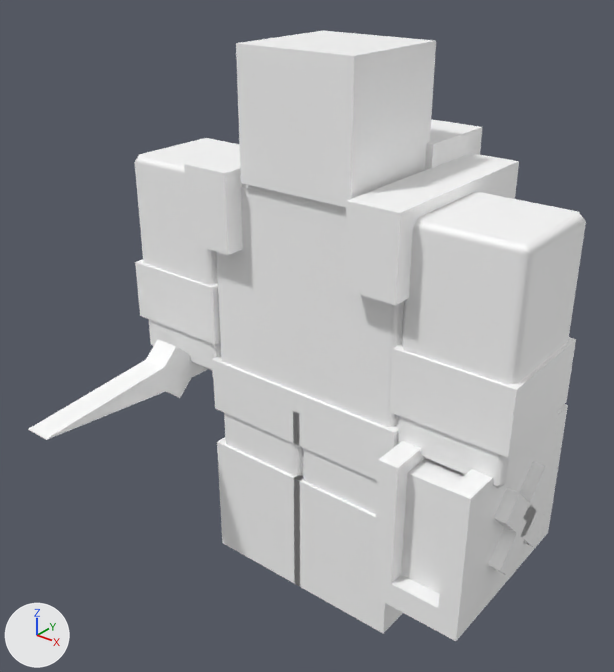
The COLLADA model Objects3d/mage.dae, before and after one commit.
One viewpoint serves both versions: a 50 mm camera at (32.5, -43.2, 45.9) aimed at (0.1, -2.8, 20.8). Every picture has the same lights, and +X, +Y and +Z are marked at lower left. Where no turn or scale is listed for an object, it has been applied to the vertices.

The first picture shows 'body', 'book', 'head', 'larm', 'lleg', 'rarm', 'rleg', 'wand'.
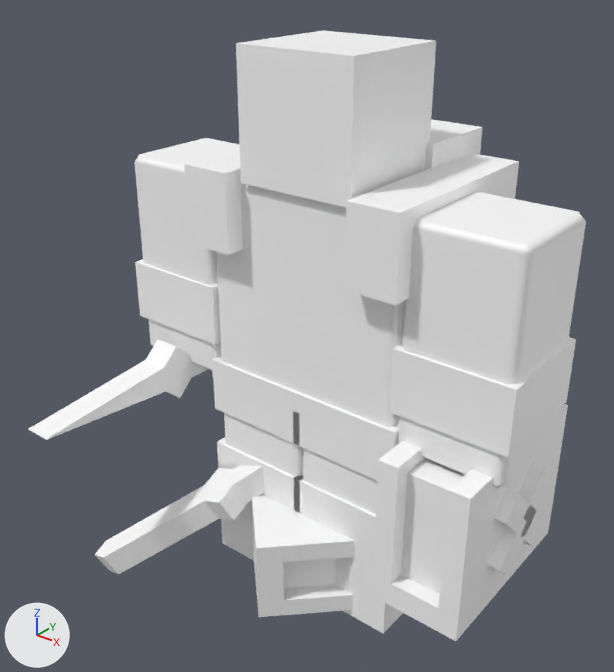
Patch to the scene script:
```diff
--- a/Objects3d/mage.dae.py
+++ b/Objects3d/mage.dae.py
@@ me_cube_002 @@
+me_cube_002.from_pydata(...)  # 40 vertices, 68 faces; spans x -5.62..9.32, y -5.62..9.32, z -5.13..8.31
+me_cube_002.materials.append(mat_spring)  # white #ffffff
@@ me_cube_001 @@
+me_cube_001.from_pydata(...)  # 80 vertices, 120 faces; spans x -7.2..10.0, y -7.2..10.0, z -3.8..3.4
+me_cube_001.materials.append(mat_spring)  # white #ffffff
@@ ob_spawn2 @@
+ob_spawn2 = bpy.data.objects.new('spawn2', me_cube_002)
+ob_spawn2.location = (-7.19, -7.5, 5.42)
@@ ob_spawn1 @@
+ob_spawn1 = bpy.data.objects.new('spawn1', me_cube_001)
+ob_spawn1.location = (-1.6, -1.93, 4.56)
```

Location of each change, [x1, y1, x2, y2] in pixels of the pictures (614 x 672 px):
'spawn1', added
    after: [251, 494, 355, 617]
'spawn2', added
    after: [95, 466, 265, 574]
